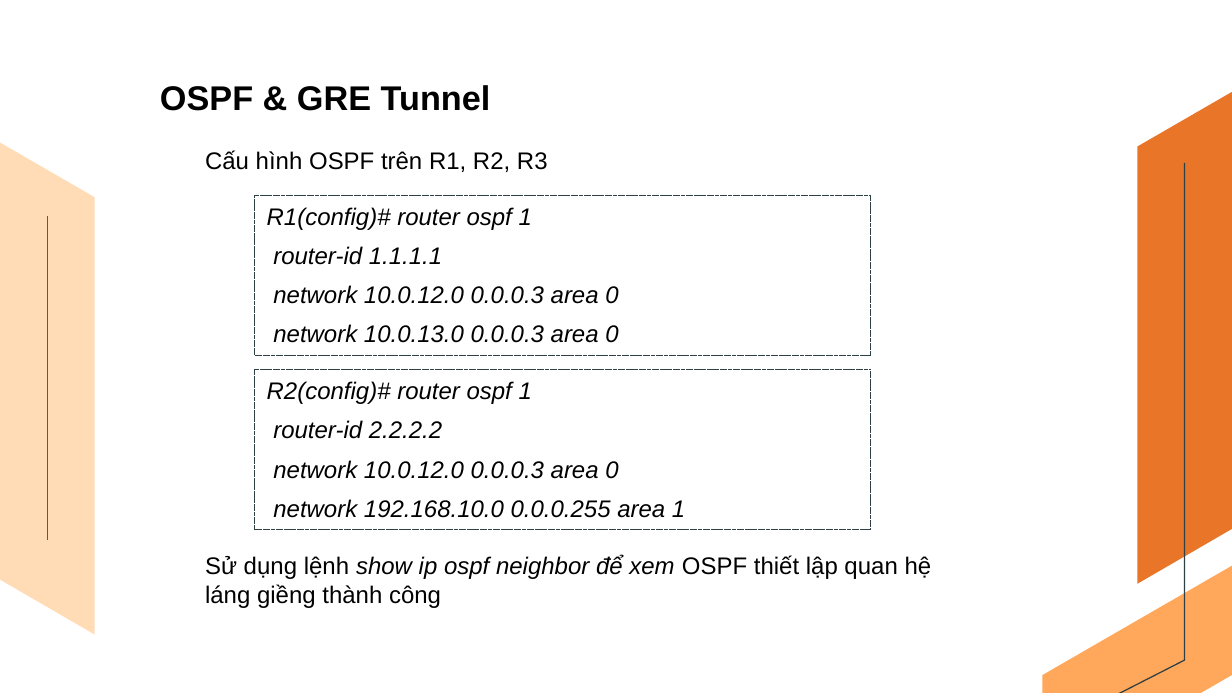
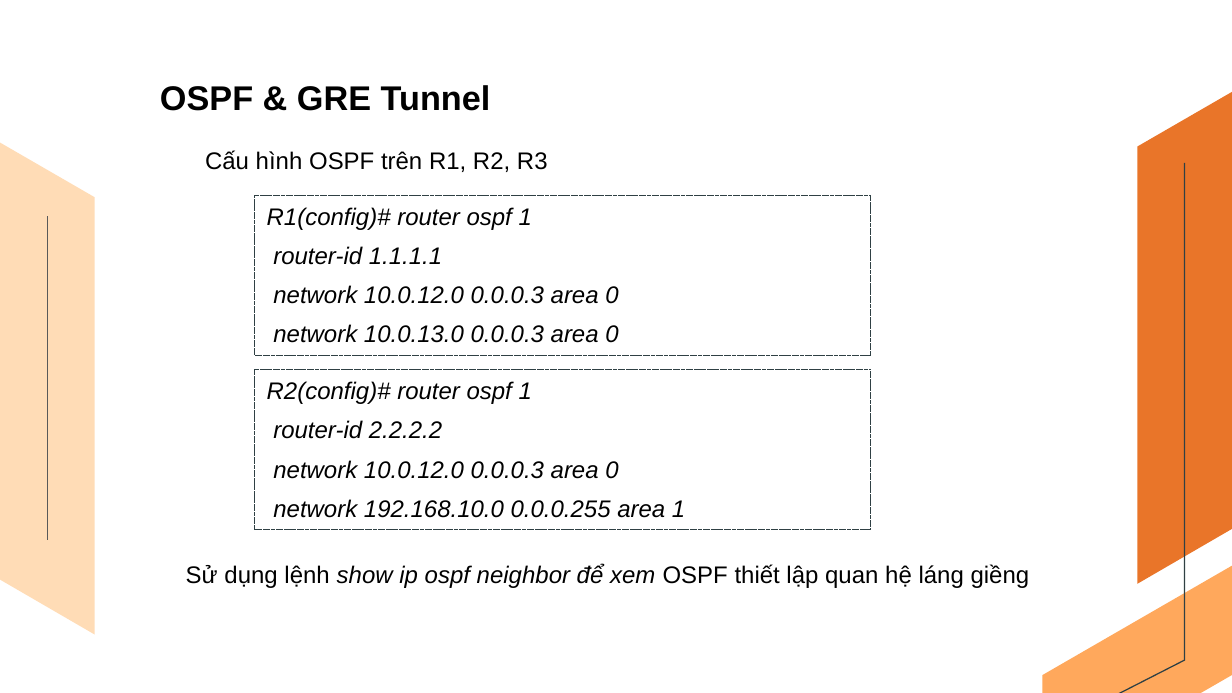
Before and after one commit to TrangThanhHieu/tn-da21ttb-110121023-trangthanhhieu-xaydungmohinhmangwanbaomattoiuuhieusuat-cpt, a slide deck: slide 21 of docs/110121023_TrangThanhHieu_Da21TTB.pptx. Drawn at 1232x693 pixels with LibreOffice and Linux fonts; fonts in the diff are those of the drawing. Boxes give left, top, right and bottom in pixels: in the first picture for what was removed or moved away, otherwise in the second. Text is boxed around its words. In the diff, an @@ line names an element or a change of style, - is before the commit and + after.

```diff
--- a/docs/110121023_TrangThanhHieu_Da21TTB.pptx
+++ b/docs/110121023_TrangThanhHieu_Da21TTB.pptx
@@ text at [186,564,1030,588]: text changed @@
-Sử dụng lệnh show ip ospf neighbor để xem OSPF thiết lập quan hệ láng giềng thành công
+Sử dụng lệnh show ip ospf neighbor để xem OSPF thiết lập quan hệ láng giềng
```
Also in this commit, not shown: 8 other slides changed, 3 other files.
